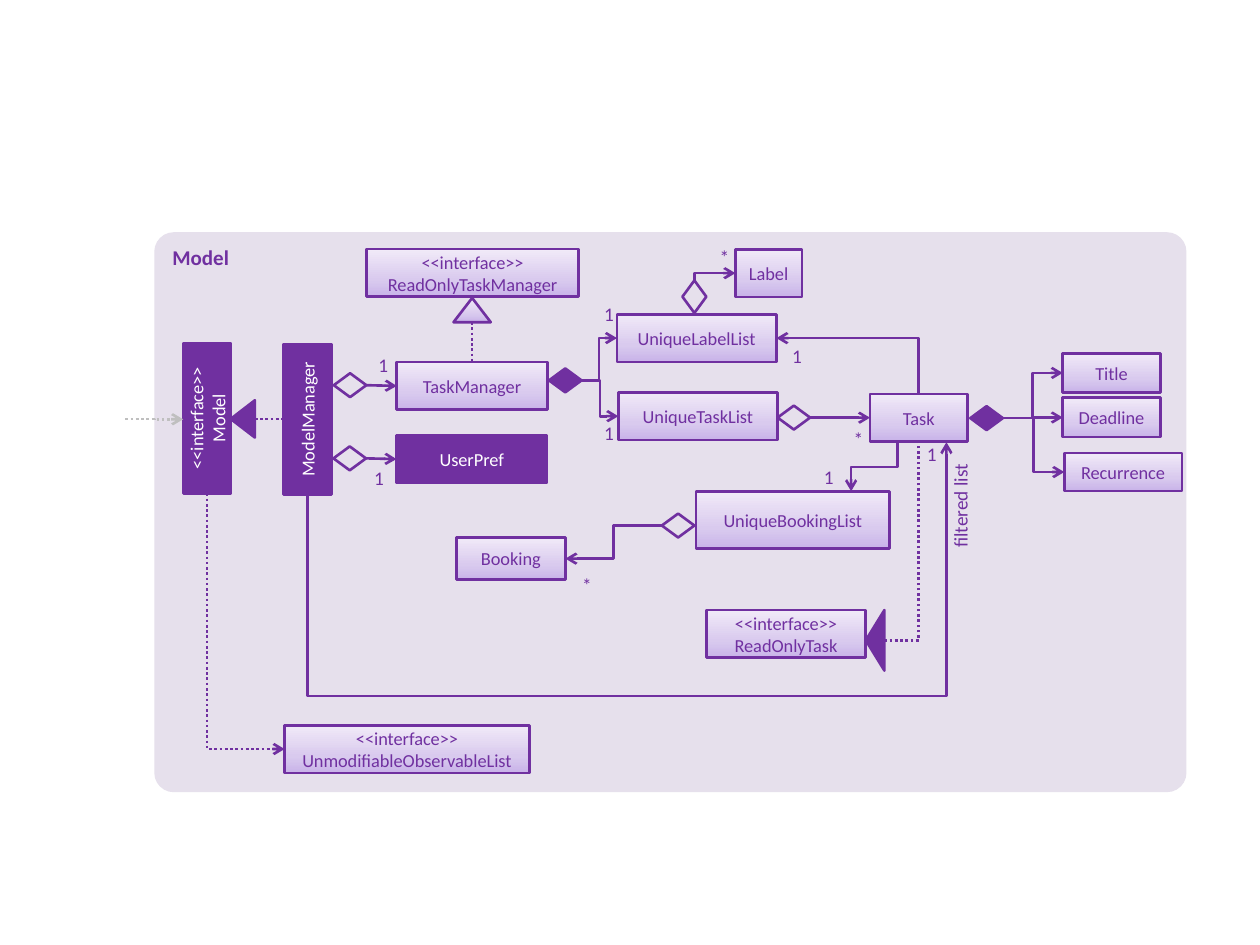
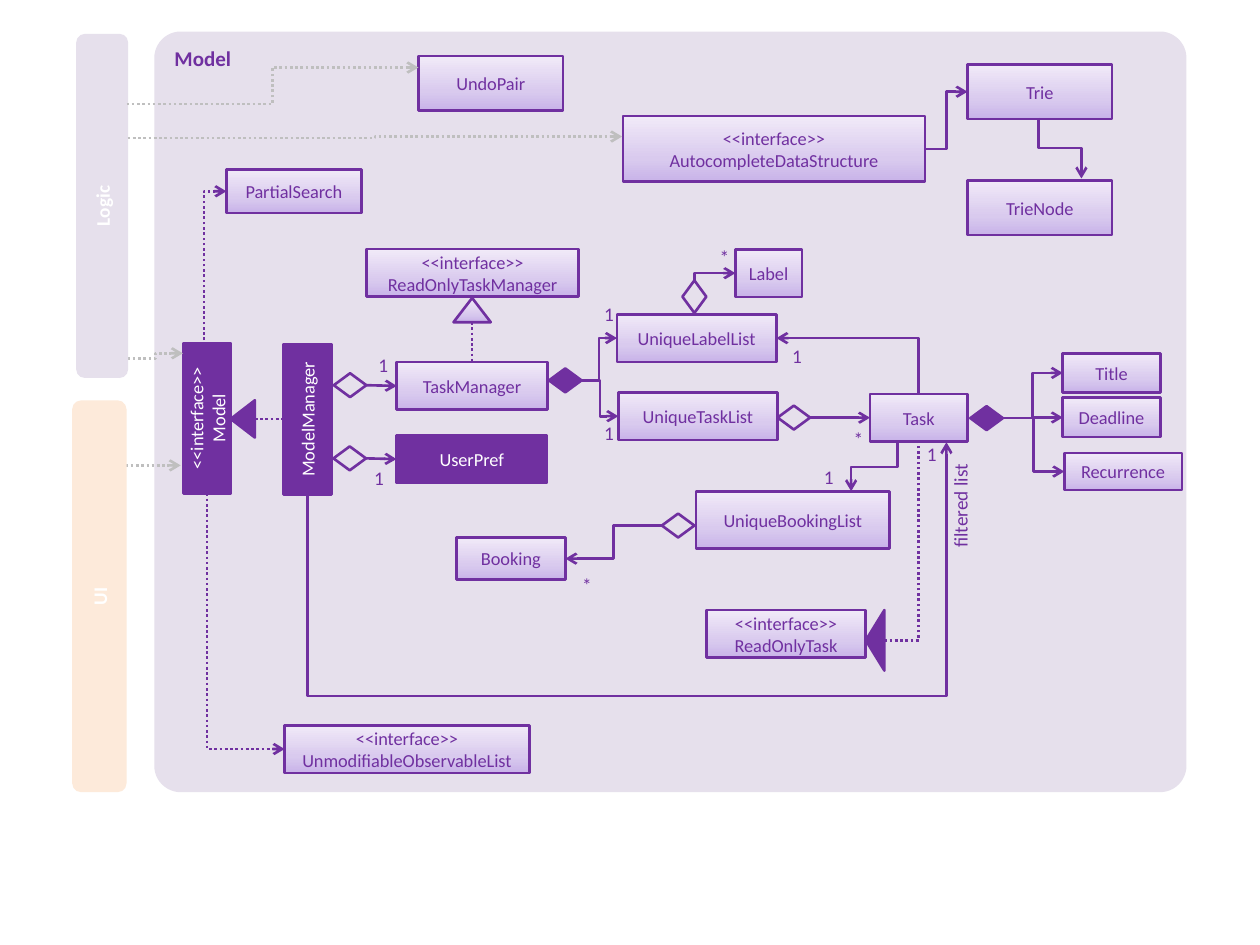
Before and after one commit to CS2103JAN2017-T16-B2/main, a slide deck: slide 1 of docs/diagrams/ModelComponentClassDiagram.pptx. Drawn at 1260x945 pixels with LibreOffice and Linux fonts; fonts in the diff are those of the drawing. Boxes give left, top, right and bottom in pixels: in the first picture for what was removed or moved away, otherwise in the second. Text is boxed around its words. In the diff, an @@ line names an element or a change of style, - is before the commit and + after.

```diff
--- a/docs/diagrams/ModelComponentClassDiagram.pptx
+++ b/docs/diagrams/ModelComponentClassDiagram.pptx
@@ rounded rectangle added at (77,34,129,378), fill #E6E0EC @@
@@ rounded rectangle "Model": place and size @@
-rounded rectangle "Model" at (154,232,1186,791)
+rounded rectangle "Model" at (154,32,1186,793)
@@ rectangle added at (418,57,563,111), fill gradient #C9B5E8 to #D8CBEE to #F0EAF9, outline #7030A0 1.5 pt, 10.5 pt, text #7030A0 @@
+UndoPair
@@ elbow arrow added from (126, 105) to (418, 68), #BFBFBF 1.5 pt dashed @@
@@ rectangle added at (968,64,1113,118), fill gradient #C9B5E8 to #D8CBEE to #F0EAF9, outline #7030A0 1.5 pt, 10.5 pt, text #7030A0 @@
+Trie
@@ rectangle added at (624,116,926,181), fill gradient #C9B5E8 to #D8CBEE to #F0EAF9, outline #7030A0 1.5 pt, 10.5 pt, text #7030A0 @@
+<<interface>>
+AutocompleteDataStructure
@@ elbow arrow added from (925, 149) to (968, 92), #7030A0 1.5 pt @@
@@ elbow arrow added from (1038, 118) to (1081, 179), #7030A0 1.5 pt @@
@@ elbow arrow added from (127, 139) to (622, 136), #BFBFBF 1.5 pt dashed @@
@@ rectangle added at (227,170,362,213), fill gradient #C9B5E8 to #D8CBEE to #F0EAF9, outline #7030A0 1.5 pt, 10.5 pt, text #7030A0 @@
+PartialSearch
@@ elbow arrow added from (204, 382) to (227, 192), #7030A0 1.5 pt dashed @@
@@ rectangle added at (968,180,1113,234), fill gradient #C9B5E8 to #D8CBEE to #F0EAF9, outline #7030A0 1.5 pt, 10.5 pt, text #7030A0 @@
+TrieNode
@@ elbow arrow moved from (126, 418) - (183, 420) to (127, 359) - (183, 353) @@
@@ rounded rectangle added at (72,401,126,793), fill #FDEADA @@
@@ elbow arrow added from (115, 465) to (180, 465), #BFBFBF 1.5 pt dashed @@
```
Also in this commit, not shown: 4 other files.
